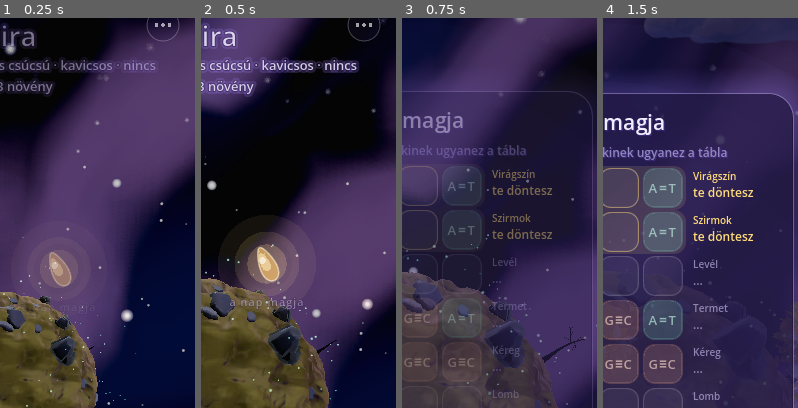
Above: before the commit, frames 1-4 (left to right).
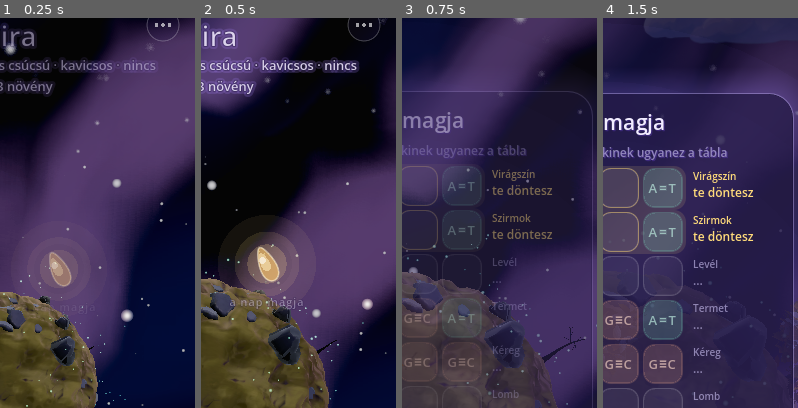
Above: after the commit, the same moments.

Repository: csathoPeter/mag-poc
Game: Godot game, scene res://main.tscn
The game is run twice, just before and just after one commit, with the same random seed, the same clock (stepped at 60 frames per second) and the same inputs.
Inputs (mouse positions are % of the whole screen's width and height, from its top left):
- Up to frame 1 (0.25 s): no input
- Up to frame 2 (0.5 s): no input
- Up to frame 3 (0.75 s): click (67, 35) at 0.52 s
- Up to frame 4 (1.5 s): click "Súgás" at 1.25 s
The pictures show only the part of the screen within x 50-100%, y 3-53%; the shares and areas given below are measured in that part.

Frames 1-3 are identical in both runs. In frame 4, 0.1% of the frame differs, in the area x 97-100%, y 75-98%.

Commit message:
Felhős lomb: a korona 2–6 csomóra bomlik, festői fő fénnyel
A levelet hordozó ágak pontjaiból determinisztikusan csoportosított csomók
(plant_gen.clumps(), minden részletességi szinten ugyanaz); a levél normálja
a csomók puha uniójának felszínét követi, és festett módban a csomók felülről
kapnak fényt (napos tető, lilás alj), a kamerához igazodó naptól függetlenül.
Háromszögszám és váz változatlan (--shapetest rendben).

Co-Authored-By: Claude Opus 5.5 <noreply@anthropic.com>
Claude-Session: https://claude.ai/code/session_014cLsiZBJUCNrLXd2Sv7oxH

Diff:
--- a/godot/plant_gen.gd
+++ b/godot/plant_gen.gd
@@ -104,6 +104,9 @@
 ## A lombkorona befoglaló doboza a levelet hordozó ágak pontjaiból (crown()); a váz minden szinten azonos, így ez is.
 var crown_lo := Vector3.INF
 var crown_hi := -Vector3.INF
+## a levelet hordozó ágak pontjai (a felhős lomb csomóihoz, clumps())
+var crown_pts := PackedVector3Array()
+var _clumps: Array = []
 var leaf_far := .001
 
 
@@ -201,6 +204,7 @@
 		for q in pts:
 			crown_lo = crown_lo.min(q)
 			crown_hi = crown_hi.max(q)
+			crown_pts.append(q)
 
 	var sides: int = SIDES[lvl] if detail >= 1.0 else (SIDES_LOW[lvl] if detail >= FAR else SIDES_FAR[lvl])
 	var base := n
@@ -360,6 +364,86 @@
 	return AABB(crown_lo - m, crown_hi - crown_lo + m * 2.0)
 
 
+## Felhős lomb (art direction, 2026. 11. 13., art/kor02 „B” sor): a korona 2–6 puha csomóra bomlik, mint a festett
+## fák felhőszerű lombtömbjei. A levelet hordozó ágak pontjait (crown_pts) determinisztikusan csoportosítjuk (a
+## legmagasabb pontból induló legtávolabbi-pont kezdés, aztán néhány k-közép lépés); csomónként közép + sugár (a fa saját
+## keretében). A váz minden részletességi szinten azonos, így a csomók is; a metszés nem változtatja (a nyers vázból).
+## Vector4: xyz a közép, w a sugár. A leaf.gdshader a levél normálját a csomók puha uniójának felszínéhez igazítja.
+const CLUMP_MAX := 6
+
+
+func clumps() -> Array:
+	if not _clumps.is_empty():
+		return _clumps
+	var pts: Array = []
+	var stride := maxi(1, crown_pts.size() / 360)
+	for i in range(0, crown_pts.size(), stride):
+		pts.append(crown_pts[i])
+	if pts.size() < 4:
+		var cb := crown()
+		_clumps = [Vector4(cb.get_center().x, cb.get_center().y, cb.get_center().z, maxf(cb.size.length() * .35, .5))]
+		return _clumps
+	var cb2 := crown()
+	var span := cb2.size.length()
+	var leaf_l := float(g.leaf_len)
+	var k := clampi(roundi(span / maxf(leaf_l * 5.0, .9)), 2, CLUMP_MAX)
+	# kezdés: a legmagasabb pont, aztán mindig a meglévőktől legtávolabbi
+	var cs: Array = []
+	var top := 0
+	for i in pts.size():
+		if (pts[i] as Vector3).y > (pts[top] as Vector3).y:
+			top = i
+	cs.append(pts[top])
+	while cs.size() < k:
+		var best := 0
+		var best_d := -1.0
+		for i in pts.size():
+			var md := 1e9
+			for c in cs:
+				md = minf(md, (pts[i] as Vector3).distance_squared_to(c))
+			if md > best_d:
+				best_d = md
+				best = i
+		cs.append(pts[best])
+	var lab := PackedInt32Array()
+	lab.resize(pts.size())
+	for it in 6:
+		for i in pts.size():
+			var bi := 0
+			var bd := 1e9
+			for j in cs.size():
+				var d := (pts[i] as Vector3).distance_squared_to(cs[j])
+				if d < bd:
+					bd = d
+					bi = j
+			lab[i] = bi
+		var sum: Array = []
+		var cnt: Array = []
+		for j in cs.size():
+			sum.append(Vector3.ZERO)
+			cnt.append(0)
+		for i in pts.size():
+			sum[lab[i]] += pts[i]
+			cnt[lab[i]] += 1
+		for j in cs.size():
+			if cnt[j] > 0:
+				cs[j] = sum[j] / float(cnt[j])
+	# sugár: a csomó pontjainak ~85%-át befogja, plusz egy levélnyi
+	_clumps = []
+	for j in cs.size():
+		var ds: Array = []
+		for i in pts.size():
+			if lab[i] == j:
+				ds.append((pts[i] as Vector3).distance_to(cs[j]))
+		if ds.is_empty():
+			continue
+		ds.sort()
+		var rad := float(ds[mini(ds.size() - 1, int(ds.size() * .85))]) + leaf_l * .8
+		var c: Vector3 = cs[j]
+		_clumps.append(Vector4(c.x, c.y, c.z, maxf(rad, leaf_l)))
+	return _clumps
+
+
 ## A levél anyagának forma-paraméterei (M11): a részletes szinten a shader rajzolja a körvonalat (lásd leaf_mesh()),
 ## és a korona ellipszoidja a puha lombfényhez.
 func leaf_shape_params(m: ShaderMaterial) -> void:
@@ -367,6 +451,12 @@
 	m.set_shader_parameter("crown_c", cb.get_center())
 	m.set_shader_parameter("crown_e", (cb.size * .5).max(Vector3.ONE * .25))
 	m.set_shader_parameter("crown_on", 1.0)
+	var cl := clumps()
+	var arr: Array[Vector4] = []
+	for i in CLUMP_MAX:
+		arr.append(cl[i] if i < cl.size() else Vector4(0, 0, 0, 0))
+	m.set_shader_parameter("clumps", arr)
+	m.set_shader_parameter("clump_n", cl.size())
 	m.set_shader_parameter("leaf_cut", 1.0 if detail >= 1.0 else 0.0)
 	m.set_shader_parameter("leaf_pow", float(g.leaf_pow))
 	m.set_shader_parameter("leaf_kind", int((g.dna as Array)[2]))
--- a/godot/shaders/leaf.gdshader
+++ b/godot/shaders/leaf.gdshader
@@ -15,6 +15,13 @@
 uniform vec3 crown_c = vec3(0.0, 3.0, 0.0);
 uniform vec3 crown_e = vec3(2.0);
 uniform float crown_on = 0.0;
+// Felhős lomb (2026. 11. 13., plant_gen.clumps()): a korona 2–6 puha csomója (xyz közép, w sugár, a fa keretében); a levél
+// normálja a csomók puha uniójának felszínét követi, így minden csomónak napos teteje és lilás alja van (festett lombtömbök)
+uniform vec4 clumps[6];
+uniform int clump_n = 0;
+// a festett stílus kapcsolója (paint_field.gdshaderinc; ?fu=regi): a csomók festői fő fénye
+global uniform float paint_k;
+varying float clump_k;
 varying vec3 crown_w;
 varying float crown_k;
 varying float tint_v;
@@ -60,11 +67,37 @@
 	// a levéllemez mennyire néz felfelé (a dérhez), kétoldalú levélnél mindegy, melyik oldala
 	up_v = abs(dot(normalize(NORMAL), tree_up()));
 	// puha lomb: a korona felszínének normálja a levél helyén (az ellipszoid gradiense); a belső levelek kevésbé követik
-	vec3 q = ((tree_inv * vec4(MODEL_MATRIX[3].xyz, 1.0)).xyz - crown_c) / crown_e;
+	vec3 lp = (tree_inv * vec4(MODEL_MATRIX[3].xyz, 1.0)).xyz;
+	vec3 q = (lp - crown_c) / crown_e;
 	crown_w = mat3(tree_xf) * (q / crown_e);
 	crown_k = crown_on * soft_k * 0.78 * smoothstep(0.12, 0.65, length(q));
+	if (clump_n > 0) {
+		// a csomók puha uniója: a felszínhez közelebbi csomó erősebben számít (exp-súly a gömb-távolságból)
+		vec3 nsum = vec3(0.0);
+		float wsum = 0.0;
+		float inner = 0.0;
+		for (int i = 0; i < 6; i++) {
+			if (i >= clump_n) {
+				break;
+			}
+			vec3 dv = lp - clumps[i].xyz;
+			float dl = max(length(dv), 1e-3);
+			float sd = dl - clumps[i].w;
+			float w = exp(-4.0 * sd / clumps[i].w);
+			nsum += dv / dl * w;
+			wsum += w;
+			inner += w * clamp(dl / clumps[i].w, 0.0, 1.0);
+		}
+		float rel = inner / max(wsum, 1e-4);
+		crown_w = mat3(tree_xf) * (nsum / max(wsum, 1e-4));
+		// a csomó belsejében lévő levél kevésbé követi a felszínt (ott a saját állása is látszik)
+		crown_k = crown_on * soft_k * 0.86 * smoothstep(0.25, 0.75, rel);
+	}
+	// a festői fő fény minden levélre hat (a belsőkre is: a helyük szerint), nem csak a csomó szélén
+	clump_k = clump_n > 0 ? crown_on * soft_k : 0.0;
 #ifdef FALL
 	crown_k = 0.0;
+	clump_k = 0.0;
 #endif
 }
 
@@ -120,6 +153,18 @@
 	vec3 alb = mix(a, a * 1.5 + 0.012, rib * 0.6 + vein * 0.22 + edge * 0.12);
 	alb = season_leaf(alb, tint_v, s / max(w, 1e-3), up_v);
 	alb = thirsty_col(alb, thirst * 0.55);
+	// festett lombtömbök (2026. 11. 13.): a csomók festői fő fényt kapnak felülről, kicsit oldalról, a valódi naptól
+	// függetlenül (az a kamerához igazodik, így minden csomó egyformán világos volt) – a tetejük meleg-világos, az aljuk
+	// lilás árnyék, mint a festett fák felhőszerű lombja
+	if (clump_k > 0.001) {
+		vec3 cn = normalize((VIEW_MATRIX * vec4(crown_w, 0.0)).xyz);
+		vec3 upv = normalize((VIEW_MATRIX * vec4(tree_up(), 0.0)).xyz);
+		vec3 key = normalize(upv * 0.85 + vec3(0.32, 0.0, 0.0) + vec3(0.0, 0.0, 0.3));
+		float lit = smoothstep(-0.35, 0.55, dot(cn, key));
+		vec3 shadow = alb * vec3(0.5, 0.48, 0.74);
+		vec3 light = alb * vec3(1.2, 1.15, 1.0);
+		alb = mix(alb, mix(shadow, light, lit), clump_k * paint_k);
+	}
 	vec3 alb_l = ao_direct(alb, ao_v, 0.45);
 	ALBEDO = col_out(alb_l);
 	soft_fix = soft_fix_of(alb_l, ALBEDO);
Not shown, changed: CLAUDE.md
Not shown, changed: docs/DESIGN.md
